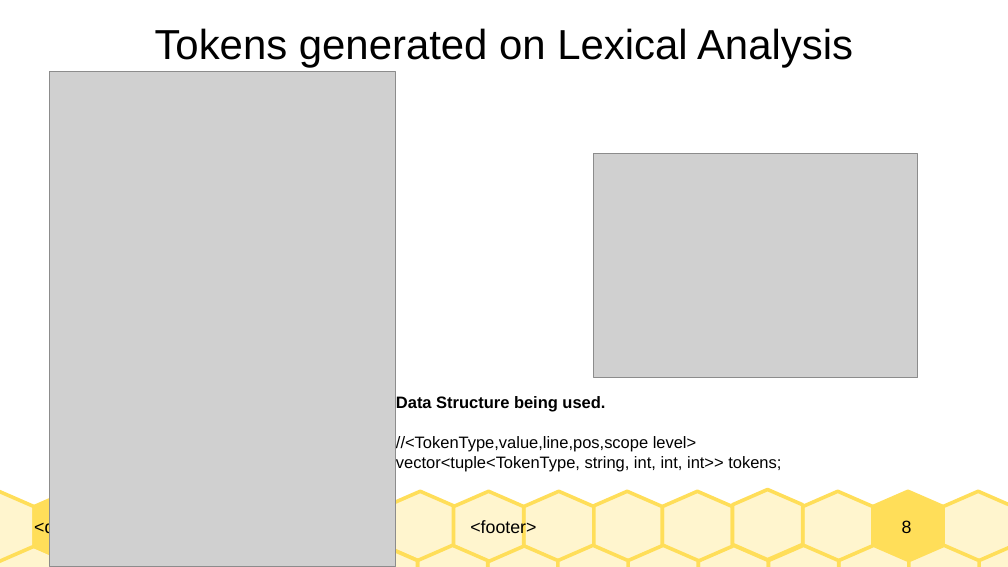
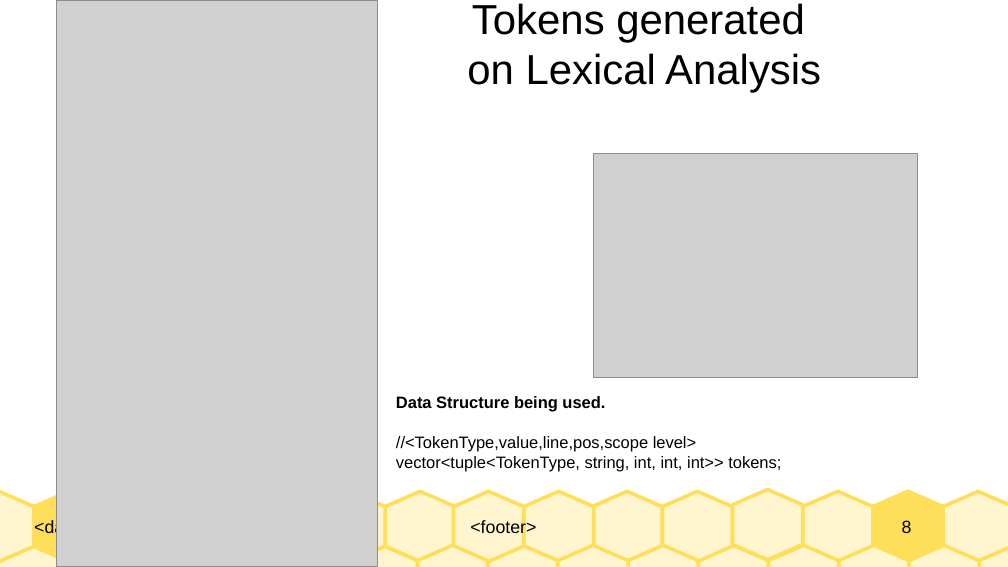
Before and after one commit to Jeetesh1512/compiler-design-project, a slide deck: slide 8 of Compiler Design Project PPT.odp. Drawn at 1008x567 pixels with LibreOffice and Linux fonts; fonts in the diff are those of the drawing; grey boxes stand for pictures. Boxes give left, top, right and bottom in pixels: in the first picture for what was removed or moved away, otherwise in the second. Text is boxed around its words. In the diff, an @@ line names an element or a change of style, - is before the commit and + after.

Commit message:
minor change

```diff
--- a/Compiler Design Project PPT.odp
+++ b/Compiler Design Project PPT.odp
@@ picture: place and size @@
-picture at box(50, 72, 397, 567)
+picture at box(56, 0, 378, 567)
@@ title "Tokens generated on Lexical Analysis" rewrapped from box(155, 28, 853, 67) to box(467, 3, 821, 93) @@
@@ freeform shape added at box(315, 491, 385, 562), fill #FFF5CE, outline #FFDE59 2.83 pt @@
```
